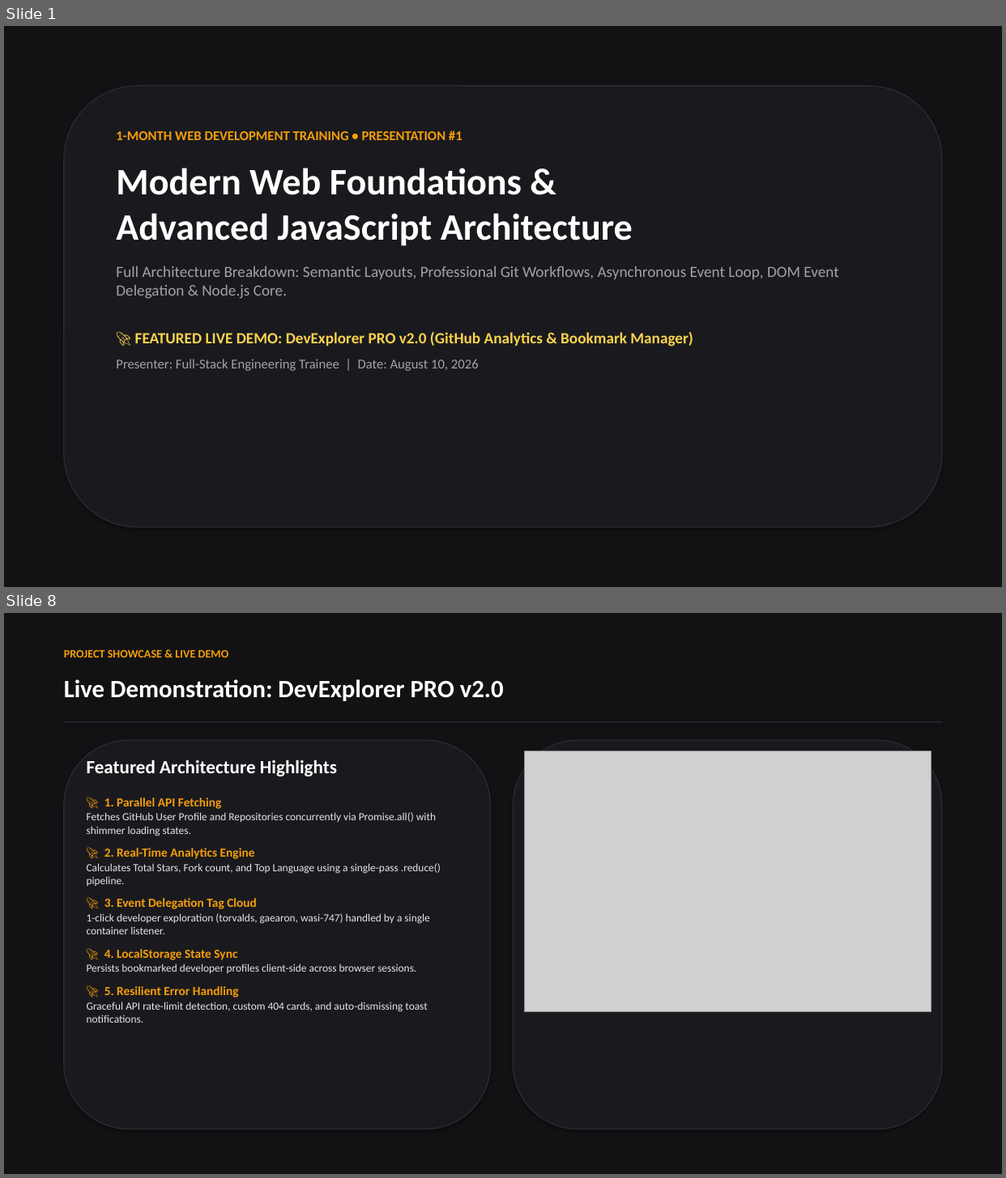
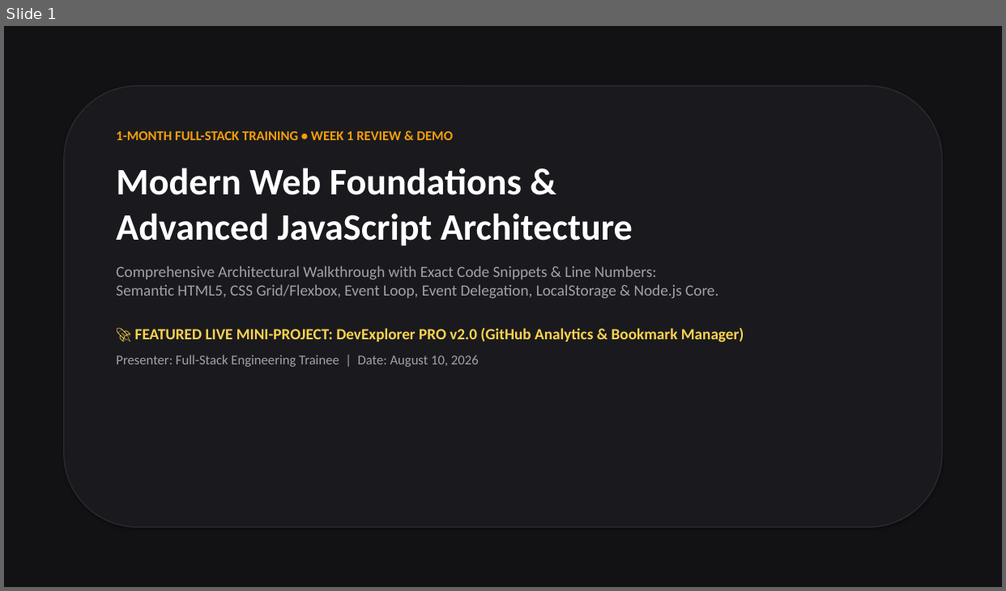
Before and after one commit to wasi-747/1-month-training-resources, a slide deck: Week_1_Presentation_Obsidian_Gold.pptx. Shown one above the other, each under a label of ours: slides 1 and 8 before the commit, slide 1 after it; the slides between them are not shown. The pictures are 1006x1178 and 1006x591 pixels, drawn with LibreOffice and Linux fonts; fonts in the diff are those of the drawing; grey boxes stand for pictures. Boxes give left, top, right and bottom in pixels: in the first picture for what was removed or moved away, otherwise in the second. Text is boxed around its words. In the diff, an @@ line names an element or a change of style, - is before the commit and + after.

Commit message:
feat: enhance Obsidian Gold PPTX with real code snippets, line numbers, and live demo cheat sheet

```diff
--- a/Week_1_Presentation_Obsidian_Gold.pptx
+++ b/Week_1_Presentation_Obsidian_Gold.pptx
@@ slide 8 removed at (4, 613, 1002, 1174), background #FFFFFF @@
@@ rectangle removed at (4, 613, 1002, 1174) @@
@@ text removed at (64, 649, 229, 658) @@
-PROJECT SHOWCASE & LIVE DEMO
@@ text removed at (64, 679, 504, 701) @@
-Live Demonstration: DevExplorer PRO v2.0
@@ rectangle removed at (64, 722, 942, 722) @@
@@ rounded rectangle removed at (64, 740, 491, 1130) @@
@@ rounded rectangle removed at (513, 740, 942, 1130) @@
@@ picture removed at (524, 752, 931, 1012) @@
@@ text removed at (87, 760, 441, 1023) @@
-Featured Architecture Highlights
-🚀 1. Parallel API Fetching
-Fetches GitHub User Profile and Repositories concurrently via Promise.all() with shimmer loading states.
-🚀 2. Real-Time Analytics Engine
-Calculates Total Stars, Fork count, and Top Language using a single-pass .reduce() pipeline.
-🚀 3. Event Delegation Tag Cloud
-1-click developer exploration (torvalds, gaearon, wasi-747) handled by a single container listener.
-🚀 4. LocalStorage State Sync
-Persists bookmarked developer profiles client-side across browser sessions.
-🚀 5. Resilient Error Handling
-Graceful API rate-limit detection, custom 404 cards, and auto-dismissing toast notifications.
@@ slide 1 changed as well @@
@@ text at (116, 131, 453, 140): text changed @@
-1-MONTH WEB DEVELOPMENT TRAINING • PRESENTATION #1
+1-MONTH FULL-STACK TRAINING • WEEK 1 REVIEW & DEMO
@@ text at (116, 266, 744, 343): text changed @@
-Full Architecture Breakdown: Semantic Layouts, Professional Git Workflows, Asynchronous Event Loop, DOM Event Delegation & Node.js Core.
-🚀 FEATURED LIVE DEMO: DevExplorer PRO v2.0 (GitHub Analytics & Bookmark Manager)
+Comprehensive Architectural Walkthrough with Exact Code Snippets & Line Numbers:
+Semantic HTML5, CSS Grid/Flexbox, Event Loop, Event Delegation, LocalStorage & Node.js Core.
+🚀 FEATURED LIVE MINI-PROJECT: DevExplorer PRO v2.0 (GitHub Analytics & Bookmark Manager)
```
Also in this commit, not shown: 5 other slides changed, 4 slides added, 2 other slides removed, 1 other file.
